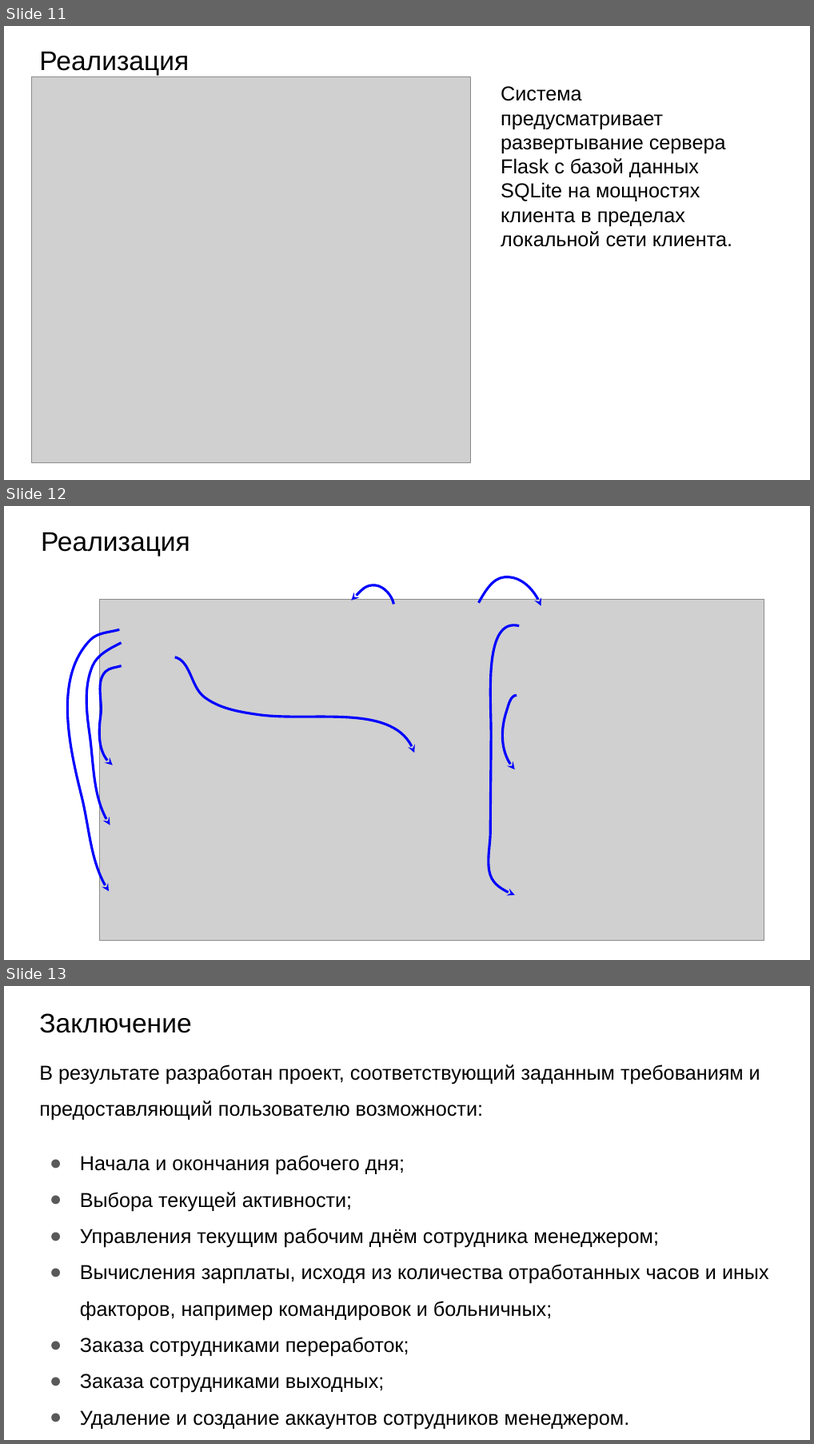
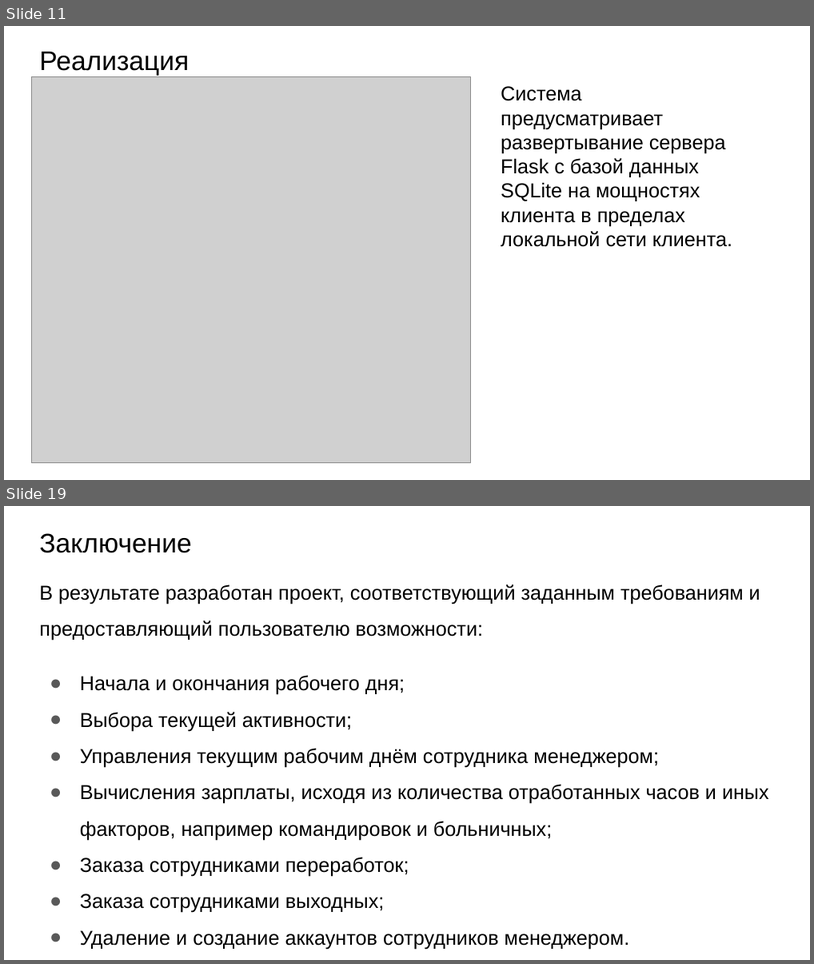
Before and after one commit to NikulinR/ITTimeRecording, a slide deck: Presentation.pptx. Shown one above the other, each under a label of ours: slides 11, 12 and 13 before the commit, slides 11 and 19 after it; the slides between them are not shown. The pictures are 814x1444 and 814x964 pixels, drawn with LibreOffice and Linux fonts; fonts in the diff are those of the drawing; grey boxes stand for pictures. Boxes give left, top, right and bottom in pixels: in the first picture for what was removed or moved away, otherwise in the second. Text is boxed around its words. In the diff, an @@ line names an element or a change of style, - is before the commit and + after.

```diff
--- a/Presentation.pptx
+++ b/Presentation.pptx
@@ slide 12 removed at (4,506,810,960), background #FFFFFF @@
@@ title removed at (41,532,190,556) @@
-Реализация
@@ freeform shape removed at (479,577,541,606) @@
@@ picture removed at (99,599,765,940) @@
@@ freeform shape removed at (351,585,394,604) @@
@@ freeform shape removed at (489,625,519,895) @@
@@ freeform shape removed at (68,629,120,891) @@
@@ freeform shape removed at (86,642,121,824) @@
@@ freeform shape removed at (99,666,121,765) @@
@@ freeform shape removed at (175,656,414,752) @@
@@ freeform shape removed at (503,695,517,769) @@
@@ what was slide 13 is now slide 19 @@
```
Also in this commit, not shown: 3 slides changed, 7 slides added, 2 other files.
